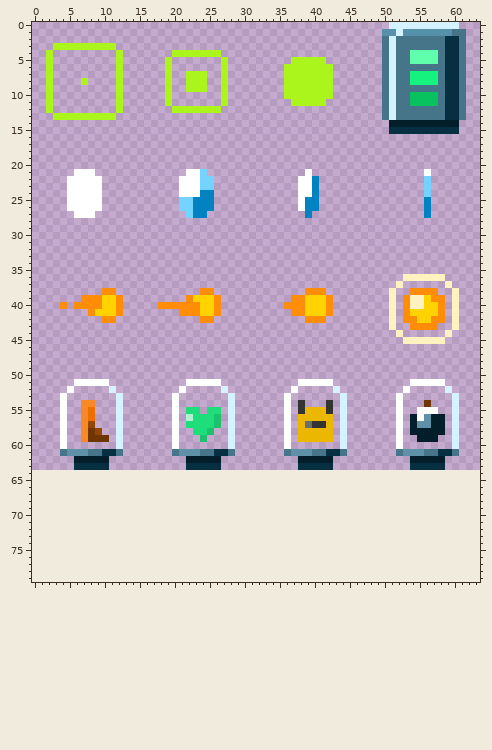
Two versions of one sprite sheet, src/data/level1/assets/graphics/items.png. Above is the file before it was changed.
The file is 64x64 pixels. Colours within 5 levels of each other are drawn and written as one. The old version is drawn lined up with the new one, on the new canvas.
New version:
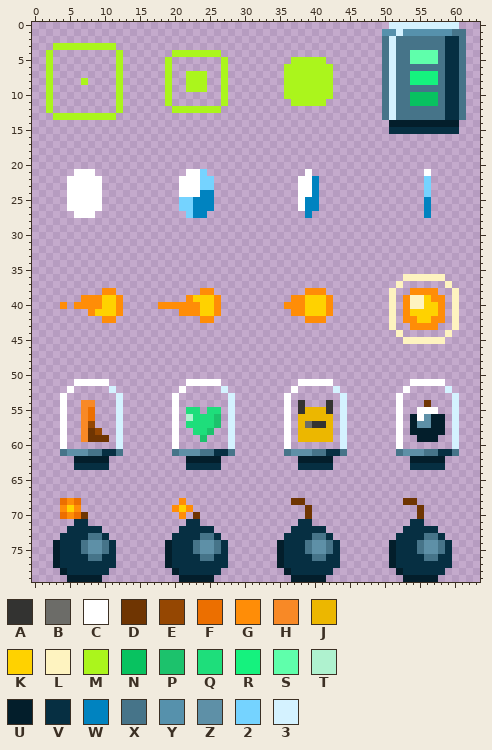
Palette (. is transparent): A #333331  B #6c6c68  C #ffffff  D #6f3502  E #954702  F #ec6f00  G #ff8d07  H #f88926  J #ecb700  K #ffd200  L #fef3c0  M #abf51c  N #08c260  P #1cc26c  Q #1ede7b  R #15f27e  S #5fffab  T #aff2cf  U #031e2b  V #062f42  W #0083c0  X #467489  Y #5691ac  Z #5e90a7  2 #75d3ff  3 #d4f2ff
Diff:
canvas 64x64 -> 64x80
Changed rows in their new state; - is an unchanged pixel.
first column x 3:
68 -FGF--------------G---------------DD--------------DD-----
69 -GKG-------------GKG----------------D---------------D----
70 -FGFD-------------G-D---------------D---------------D----
71 ---VV--------------VV--------------VV--------------VV----
72 --VVVVV-----------VVVVV-----------VVVVV-----------VVVVV--
73 -VVVVXXV---------VVVVXXV---------VVVVXXV---------VVVVXXV-
74 UVVVXZZXV-------UVVVXZZXV-------UVVVXZZXV-------UVVVXZZXV
75 UVVVXZZXV-------UVVVXZZXV-------UVVVXZZXV-------UVVVXZZXV
76 UVVVVXXVV-------UVVVVXXVV-------UVVVVXXVV-------UVVVVXXVV
77 UVVVVVVVV-------UVVVVVVVV-------UVVVVVVVV-------UVVVVVVVV
78 -UVVVVVV---------UVVVVVV---------UVVVVVV---------UVVVVVV-
79 --UUUUU-----------UUUUU-----------UUUUU-----------UUUUU--
Boxes around the changes in both pictures, in picture pixels (x1, y1, x2, y2):
added: (53, 498, 116, 582)
added: (165, 498, 228, 582)
added: (277, 498, 340, 582)
added: (389, 498, 452, 582)
